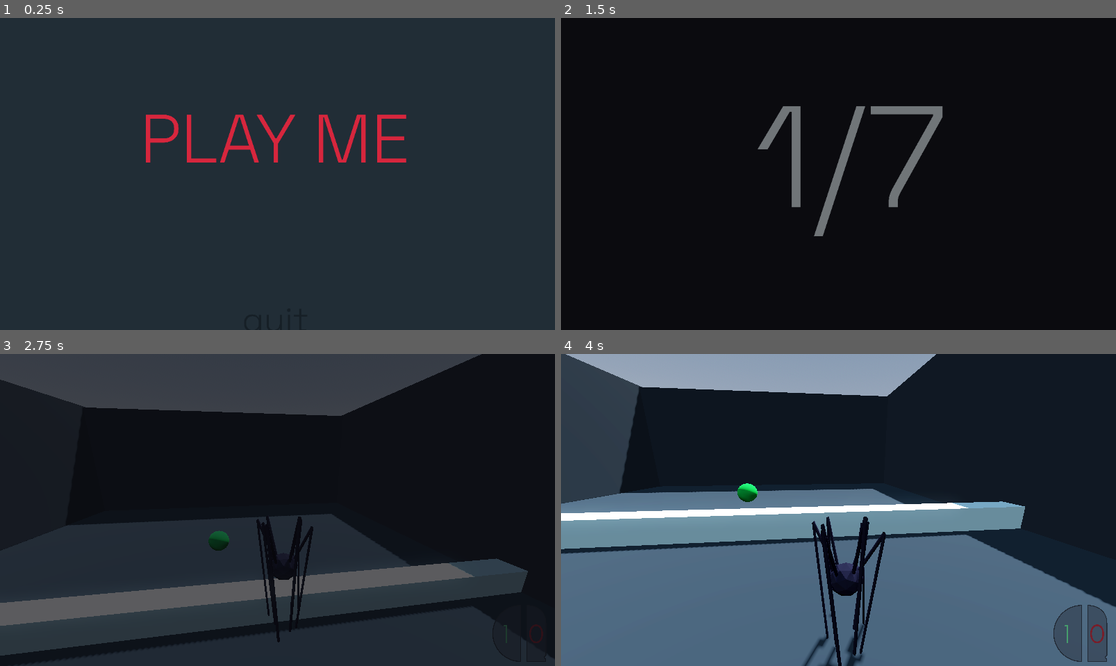
Above: before the commit, frames 1-4 (two rows, left to right).
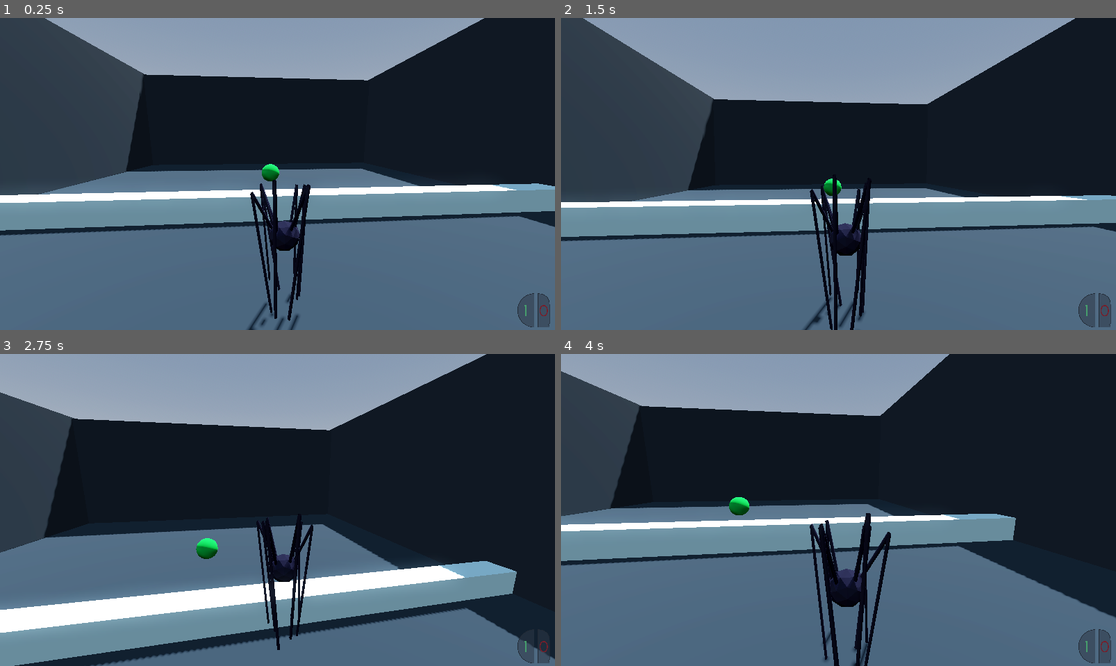
Above: after the commit, the same moments.

Repository: Peter-Pyshnyy/metamorphosis-game-jam-
Game: Godot game, scene res://levels/level_1.tscn
Same seed, same stepped clock (60 frames per second), same inputs: the game is played once before the commit and once after it. Before the commit the project starts from res://menu.tscn.
Inputs (mouse positions are in pixels of both pictures, inside the frame that each line leads up to):
- Up to frame 1 (0.25 s): no input
- Up to frame 2 (1.5 s): click (838, 139) at 0.5 s, where only the run before the commit has a clickable "PLAY ME"; click (838, 136) at 1.25 s, where only the run before the commit has a clickable "PLAY ME"
- Up to frame 3 (2.75 s): move the mouse to (305, 510) at 2.02 s; hold D (move_right) from 2.03 s (still down); hold W (move_animation) from 2.03 s (still down); tap Space (move_jump) at 2.27 s; click (305, 510) at 2.3 s
- Up to frame 4 (4 s): move the mouse to (810, 510) at 2.77 s; release D (move_right) at 2.78 s; release W (move_animation) at 2.78 s; hold S (move_back) 2.78-3.53 s; click (810, 510) at 2.85 s; tap Space (move_jump) at 3.02 s; right-click (810, 510) at 3.05 s; move the mouse to (849, 503) at 3.52 s; hold D (move_right) from 3.53 s (still down); hold Right mouse button (zoom) from 3.53 s (still down); tap W (move_animation) at 3.8 s

The runs differ from the first frame. In frame 1, 62% of the frame differs, in the area x 0-100%, y 0-100%; in frame 2, 74%; in frame 3, 55%; in frame 4, 20%.

Commit message:
Revert "fixed movement; added sound"
This reverts commit 206d9066a7cdbd5df9bde33136b84cf6c9f80813.

Diff:
--- a/Player.gd
+++ b/Player.gd
@@ -12,16 +12,12 @@
 
 @onready var twist_pivot := $TwistPivot
 @onready var pitch_pivot := $TwistPivot/PitchPivot
-@onready var ground_ray := $body_collision/GroundRayCast # Raycast to check if the player is grounded
-@onready var ground_ray2 = $body_collision/GroundRayCast2
+@onready var ground_ray := $GroundRayCast # Raycast to check if the player is grounded
 @onready var camera := $TwistPivot/PitchPivot/SpringArm3D/Camera3D
 @onready var gun_mesh := $gun_mesh
 @onready var animation := $body_collision/spider.get_child(1)
 @onready var HUD := $HUD
 @onready var LC := $"../level_controller"
-@onready var sfx_shot = $TwistPivot/PitchPivot/SpringArm3D/Camera3D/sfx_shot
-@onready var sfx_zoom = $sfx_zoom
-
 
 # Called when the node enters the scene tree for the first time.
 func _ready():
@@ -37,13 +33,12 @@
 
 # Called every frame. 'delta' is the elapsed time since the previous frame.
 func _process(delta):
-	#print(linear_velocity)
 	var input := Vector3.ZERO
 	input.x = Input.get_axis("move_left", "move_right")
 	input.z = Input.get_axis("move_forward", "move_back")
 
 	# Check if the player is on the ground using raycast
-	is_on_ground = ground_ray.is_colliding() or ground_ray2.is_colliding()
+	is_on_ground = ground_ray.is_colliding()
 
 	if Input.is_action_just_pressed("look_back"):
 		$TwistPivot/back_cam.current = true
@@ -68,15 +63,9 @@
 	if is_on_ground and Input.is_action_pressed("move_jump"):
 		linear_velocity.y = jump_strength  # Apply upward velocity
 
-	print(is_on_ground)
-	if is_on_ground and !Input.is_action_pressed("move_animation"):
-		linear_velocity *= Vector3(0, 1, 0);
-
 	if Global.is_gun:
-		#sfx_zoom.stop()
 		if Input.is_action_just_pressed("shoot"):
 			shot = true
-			sfx_shot.play()
 			Global.bullets_left -= 1
 			HUD.get_child(0).get_child(0).get_child(0).text = str(Global.bullets_left)
 			if(Global.is_on_target):
@@ -99,13 +88,10 @@
 	if Input.is_action_just_pressed("zoom") and Global.bullets_left > 0:
 		animation.speed_scale = 3
 		animation.play("zoom")
-		sfx_zoom.play()
 	elif Input.is_action_just_released("zoom") and Global.bullets_left > 0:
 		animation.speed_scale = -3
 		animation.play("zoom")
-		sfx_zoom.stop()
 	elif !camera.is_zooming:
-		#if Input.is_action_just_pressed("move_animation"):
 		if Input.is_action_pressed("move_animation"):
 			animation.speed_scale = 1
 			animation.play("walk")
--- a/hud.tscn
+++ b/hud.tscn
@@ -40,7 +40,6 @@
 texture = ExtResource("1_nojj7")
 
 [node name="lbl_bullets" type="Label" parent="Panel/TextureRect"]
-layout_mode = 0
 offset_left = 488.235
 offset_top = 164.706
 offset_right = 529.235
@@ -54,7 +53,6 @@
 text = "0"
 
 [node name="lbl_orbs" type="Label" parent="Panel/TextureRect"]
-layout_mode = 0
 offset_left = 170.587
 offset_top = 164.705
 offset_right = 211.587
--- a/levels/level_5.tscn
+++ b/levels/level_5.tscn
@@ -155,25 +155,47 @@
 transform = Transform3D(1, 0, 0, 0, 1, 0, 0, 0, 1, -0.473582, 2, 7.19611)
 linear_damp = 3.0
 
-[node name="cube3" type="MeshInstance3D" parent="."]
-transform = Transform3D(1.57, 0, 0, 0, 0.733, 0, 0, 0, 1.57, -0.169505, 2.24049, -8.70953)
+[node name="cube1" type="MeshInstance3D" parent="."]
+transform = Transform3D(4.39, 0, 0, 0, 0.100259, 0, 0, 0, 4.39, -0.169505, 0.800388, -8.70953)
 material_override = SubResource("StandardMaterial3D_mgqwt")
 mesh = SubResource("BoxMesh_cbky6")
 skeleton = NodePath("../wall1")
 
+[node name="StaticBody3D" type="StaticBody3D" parent="cube1"]
+
+[node name="CollisionShape3D" type="CollisionShape3D" parent="cube1/StaticBody3D"]
+shape = SubResource("ConcavePolygonShape3D_loktw")
+
+[node name="cube2" type="MeshInstance3D" parent="."]
+transform = Transform3D(2.86, 0, 0, 0, 0.0859564, 0, 0, 0, 2.86, -0.169505, 1.50589, -8.70953)
+material_override = SubResource("StandardMaterial3D_mgqwt")
+mesh = SubResource("BoxMesh_cbky6")
+skeleton = NodePath("../wall1")
+
+[node name="StaticBody3D" type="StaticBody3D" parent="cube2"]
+
+[node name="CollisionShape3D" type="CollisionShape3D" parent="cube2/StaticBody3D"]
+shape = SubResource("ConcavePolygonShape3D_loktw")
+
+[node name="cube3" type="MeshInstance3D" parent="."]
+transform = Transform3D(1.57, 0, 0, 0, 0.0725013, 0, 0, 0, 1.57, -0.169505, 2.24049, -8.70953)
+material_override = SubResource("StandardMaterial3D_mgqwt")
+mesh = SubResource("BoxMesh_cbky6")
+skeleton = NodePath("../wall1")
+
 [node name="StaticBody3D" type="StaticBody3D" parent="cube3"]
 
 [node name="CollisionShape3D" type="CollisionShape3D" parent="cube3/StaticBody3D"]
 shape = SubResource("ConcavePolygonShape3D_loktw")
 
 [node name="Area3D" parent="." instance=ExtResource("2_8f7hi")]
-transform = Transform3D(1, 0, 0, 0, 1, 0, 0, 0, 1, -0.132269, 8.11525, -8.76029)
+transform = Transform3D(1, 0, 0, 0, 1, 0, 0, 0, 1, -0.132269, 7.42556, -8.76029)
 
 [node name="Area3D2" parent="." instance=ExtResource("2_8f7hi")]
-transform = Transform3D(1, 0, 0, 0, 1, 0, 0, 0, 1, -0.132269, 9.20212, -8.76029)
+transform = Transform3D(1, 0, 0, 0, 1, 0, 0, 0, 1, -0.132269, 8.51243, -8.76029)
 
 [node name="Area3D3" parent="." instance=ExtResource("2_8f7hi")]
-transform = Transform3D(1, 0, 0, 0, 1, 0, 0, 0, 1, -0.132269, 10.2942, -8.76029)
+transform = Transform3D(1, 0, 0, 0, 1, 0, 0, 0, 1, -0.132269, 9.60454, -8.76029)
 
 [node name="cube15" type="MeshInstance3D" parent="."]
 transform = Transform3D(0.1, 0, 0, 0, 4.85132, 0, 0, 0, 0.1, -0.184457, -0.256812, -8.71629)
--- a/levels/level_7.tscn
+++ b/levels/level_7.tscn
@@ -155,7 +155,7 @@
 linear_damp = 3.0
 
 [node name="cube1" type="MeshInstance3D" parent="."]
-transform = Transform3D(1, 0, 0, 0, 0.4, 0, 0, 0, 1, -9.35957, 1.08731, 2.5757)
+transform = Transform3D(1, 0, 0, 0, 0.126863, 0, 0, 0, 1, -9.35957, 1.08731, 2.65136)
 material_override = SubResource("StandardMaterial3D_mgqwt")
 mesh = SubResource("BoxMesh_cbky6")
 skeleton = NodePath("../wall1")
@@ -166,7 +166,7 @@
 shape = SubResource("ConcavePolygonShape3D_loktw")
 
 [node name="cube2" type="MeshInstance3D" parent="."]
-transform = Transform3D(1, 0, 0, 0, 0.4, 0, 0, 0, 1, -11.919, 2.24431, -0.135843)
+transform = Transform3D(1, 0, 0, 0, 0.126863, 0, 0, 0, 1, -11.919, 2.24431, -0.135843)
 material_override = SubResource("StandardMaterial3D_mgqwt")
 mesh = SubResource("BoxMesh_cbky6")
 skeleton = NodePath("../wall1")
@@ -177,7 +177,7 @@
 shape = SubResource("ConcavePolygonShape3D_loktw")
 
 [node name="cube3" type="MeshInstance3D" parent="."]
-transform = Transform3D(1, 0, 0, 0, 0.4, 0, 0, 0, 1, -8.96431, 3, -2.77752)
+transform = Transform3D(1, 0, 0, 0, 0.126863, 0, 0, 0, 1, -8.96431, 3, -2.77752)
 material_override = SubResource("StandardMaterial3D_mgqwt")
 mesh = SubResource("BoxMesh_cbky6")
 skeleton = NodePath("../wall1")
@@ -188,7 +188,7 @@
 shape = SubResource("ConcavePolygonShape3D_loktw")
 
 [node name="cube4" type="MeshInstance3D" parent="."]
-transform = Transform3D(1, 0, 0, 0, 0.4, 0, 0, 0, 1, -6.63182, 4, 0.256954)
+transform = Transform3D(1, 0, 0, 0, 0.126863, 0, 0, 0, 1, -6.63182, 4, 0.256954)
 material_override = SubResource("StandardMaterial3D_mgqwt")
 mesh = SubResource("BoxMesh_cbky6")
 skeleton = NodePath("../wall1")
@@ -199,7 +199,7 @@
 shape = SubResource("ConcavePolygonShape3D_loktw")
 
 [node name="cube5" type="MeshInstance3D" parent="."]
-transform = Transform3D(9.57944, 0, 0, 0, 0.4, 0, 0, 0, 0.499569, 1.46531, 3.85735, 0.256954)
+transform = Transform3D(9.57944, 0, 0, 0, 0.126863, 0, 0, 0, 0.499569, 1.46531, 3.85735, 0.256954)
 material_override = SubResource("StandardMaterial3D_mgqwt")
 mesh = SubResource("BoxMesh_cbky6")
 skeleton = NodePath("../wall1")
--- a/menu.tscn
+++ b/menu.tscn
@@ -1,17 +1,4 @@
-[gd_scene load_steps=8 format=3 uid="uid://c6d63ualcv8lf"]
-
-[ext_resource type="FontFile" uid="uid://cw4dwrt4vskgd" path="res://SpaceGrotesk-VariableFont_wght.ttf" id="1_70vti"]
-[ext_resource type="Script" path="res://play_button.gd" id="2_ln0xq"]
-
-[sub_resource type="StyleBoxEmpty" id="StyleBoxEmpty_xmplk"]
-
-[sub_resource type="StyleBoxEmpty" id="StyleBoxEmpty_k7p25"]
-
-[sub_resource type="StyleBoxEmpty" id="StyleBoxEmpty_ldeh1"]
-
-[sub_resource type="StyleBoxEmpty" id="StyleBoxEmpty_7pei6"]
-
-[sub_resource type="StyleBoxEmpty" id="StyleBoxEmpty_fqxi3"]
+[gd_scene format=3 uid="uid://c6d63ualcv8lf"]
 
 [node name="CanvasLayer" type="CanvasLayer"]
 
@@ -24,71 +11,26 @@
 grow_vertical = 2
 mouse_filter = 2
 
-[node name="ColorRect" type="ColorRect" parent="Control"]
-layout_mode = 1
-anchors_preset = 15
-anchor_right = 1.0
-anchor_bottom = 1.0
-grow_horizontal = 2
-grow_vertical = 2
-color = Color(0.129412, 0.176471, 0.211765, 1)
-
-[node name="Button" type="Button" parent="Control"]
-z_index = 1
+[node name="Panel" type="Panel" parent="Control"]
 layout_mode = 1
 anchors_preset = -1
-anchor_left = 0.317
-anchor_top = 0.304
-anchor_right = 0.674
-anchor_bottom = 0.471
-offset_left = 0.359985
-offset_top = -0.320007
-offset_right = 0.919922
-offset_bottom = 0.319977
-grow_horizontal = 2
-grow_vertical = 2
-theme_override_colors/font_color = Color(0.843137, 0.14902, 0.239216, 1)
-theme_override_colors/font_hover_color = Color(0.972008, 0.337912, 0.372002, 1)
-theme_override_fonts/font = ExtResource("1_70vti")
-theme_override_font_sizes/font_size = 141
-theme_override_styles/normal = SubResource("StyleBoxEmpty_xmplk")
-theme_override_styles/hover = SubResource("StyleBoxEmpty_k7p25")
-theme_override_styles/pressed = SubResource("StyleBoxEmpty_ldeh1")
-theme_override_styles/disabled = SubResource("StyleBoxEmpty_7pei6")
-theme_override_styles/focus = SubResource("StyleBoxEmpty_fqxi3")
-text = "PLAY ME"
-script = ExtResource("2_ln0xq")
+anchor_left = 0.391
+anchor_top = 0.279
+anchor_right = 0.598
+anchor_bottom = 0.427
+offset_left = 0.567963
+offset_top = 0.207993
+offset_right = 0.103943
+offset_bottom = 0.303986
+mouse_filter = 2
 
-[node name="Button2" type="Button" parent="Control"]
-z_index = 1
+[node name="Button" type="Button" parent="Control/Panel"]
 layout_mode = 1
 anchors_preset = -1
-anchor_left = 0.317
-anchor_top = 0.304
-anchor_right = 0.674
-anchor_bottom = 0.471
-offset_left = 256.36
-offset_top = 414.68
-offset_right = -255.08
-offset_bottom = 335.32
-grow_horizontal = 2
-grow_vertical = 2
-theme_override_colors/font_color = Color(0.087332, 0.123909, 0.151333, 1)
-theme_override_colors/font_pressed_color = Color(0.0862745, 0.12549, 0.152941, 1)
-theme_override_colors/font_hover_color = Color(0.0862745, 0.12549, 0.152941, 1)
-theme_override_fonts/font = ExtResource("1_70vti")
-theme_override_font_sizes/font_size = 71
-theme_override_styles/normal = SubResource("StyleBoxEmpty_xmplk")
-theme_override_styles/hover = SubResource("StyleBoxEmpty_k7p25")
-theme_override_styles/pressed = SubResource("StyleBoxEmpty_ldeh1")
-theme_override_styles/disabled = SubResource("StyleBoxEmpty_7pei6")
-theme_override_styles/focus = SubResource("StyleBoxEmpty_fqxi3")
-text = "quit"
-script = ExtResource("2_ln0xq")
-
-[connection signal="button_down" from="Control/Button" to="Control/Button" method="_on_button_down"]
-[connection signal="mouse_entered" from="Control/Button" to="Control/Button" method="_on_mouse_entered"]
-[connection signal="mouse_exited" from="Control/Button" to="Control/Button" method="_on_mouse_exited"]
-[connection signal="button_down" from="Control/Button2" to="Control/Button" method="_on_button_2_button_down"]
-[connection signal="mouse_entered" from="Control/Button2" to="Control/Button" method="_on_button_2_mouse_entered"]
-[connection signal="mouse_exited" from="Control/Button2" to="Control/Button" method="_on_button_2_mouse_exited"]
+anchor_left = 0.303
+anchor_top = 0.25
+anchor_right = 0.702
+anchor_bottom = 0.719
+offset_left = -0.113998
+offset_right = -0.076004
+offset_bottom = -0.0240021
--- a/play_button.gd
+++ /dev/null
@@ -1,37 +0,0 @@
-extends Button
-
-
-# Called when the node enters the scene tree for the first time.
-func _ready():
-	pass # Replace with function body.
-
-
-# Called every frame. 'delta' is the elapsed time since the previous frame.
-func _process(delta):
-	pass
-
-
-
-func _on_mouse_entered():
-	print($"..".position)
-	position.y -= 5
-
-
-func _on_mouse_exited():
-	position.y += 5
-
-
-func _on_button_down():
-	SceneTransition.change_scene("res://levels/level_1.tscn")
-
-
-func _on_button_2_mouse_entered():
-	$"../Button2".position.y -= 2
-
-
-func _on_button_2_mouse_exited():
-	$"../Button2".position.y += 2
-
-
-func _on_button_2_button_down():
-	get_tree().quit()
--- a/player.tscn
+++ b/player.tscn
@@ -7,12 +7,9 @@
 [ext_resource type="PackedScene" uid="uid://pdttcfmx45hr" path="res://spider.tscn" id="5_0ct1q"]
 [ext_resource type="Script" path="res://animation_controller.gd" id="6_l57ay"]
 [ext_resource type="PackedScene" uid="uid://ddadgexutrqo0" path="res://hud.tscn" id="7_n7kk0"]
-[ext_resource type="AudioStream" uid="uid://dlc7crta1ttkh" path="res://368735__leszek_szary__shoot-6.mp3" id="8_5gjeb"]
-[ext_resource type="AudioStream" uid="uid://vroa5fon2u2" path="res://zoom.mp3" id="10_mw3w4"]
 
 [sub_resource type="PhysicsMaterial" id="PhysicsMaterial_rneln"]
 friction = 0.0
-absorbent = true
 
 [sub_resource type="StandardMaterial3D" id="StandardMaterial3D_5putt"]
 albedo_color = Color(0.152941, 0.14902, 0.207843, 1)
@@ -25,7 +22,7 @@
 radius = 0.1
 
 [sub_resource type="BoxShape3D" id="BoxShape3D_ttn6a"]
-size = Vector3(2.8147, 4.79763, 1.49487)
+size = Vector3(2.78397, 4.79763, 1.49487)
 
 [node name="Player" type="RigidBody3D"]
 physics_material_override = SubResource("PhysicsMaterial_rneln")
@@ -64,13 +61,12 @@
 current = true
 script = ExtResource("2_strcf")
 
-[node name="sfx_shot" type="AudioStreamPlayer3D" parent="TwistPivot/PitchPivot/SpringArm3D/Camera3D"]
-transform = Transform3D(1, 0, 0, 0, 0.984808, -0.173648, 0, 0.173648, 0.984808, 0.461368, -0.754796, -3.46038)
-stream = ExtResource("8_5gjeb")
-volume_db = -24.0
-
 [node name="back_cam" type="Camera3D" parent="TwistPivot"]
 transform = Transform3D(-1, -2.11494e-08, 8.48259e-08, 1.59872e-14, 0.970296, 0.241921, -8.74227e-08, 0.241921, -0.970296, 0, 0.202999, -2.235)
+
+[node name="GroundRayCast" type="RayCast3D" parent="."]
+transform = Transform3D(1, 0, 0, 0, 1, 0, 0, 0, 1, 0, -0.683314, 0)
+target_position = Vector3(0, -0.725, 0)
 
 [node name="body_collision" type="CollisionShape3D" parent="."]
 transform = Transform3D(0.45, 0, 0, 0, 0.45, 0, 0, 0, 0.45, 0.0798638, -0.0189841, 0.0141174)
@@ -79,19 +75,7 @@
 [node name="spider" parent="body_collision" instance=ExtResource("5_0ct1q")]
 transform = Transform3D(1, 0, 0, 0, 1, 0, 0, 0, 1, -0.177475, 0.0421868, -0.0313721)
 
-[node name="GroundRayCast" type="RayCast3D" parent="body_collision"]
-transform = Transform3D(2.22222, 0, 0, 0, 2.22222, 0, 0, 0, 2.22222, 0.753453, -1.47629, -0.031372)
-target_position = Vector3(0, -0.865, 0)
-
-[node name="GroundRayCast2" type="RayCast3D" parent="body_collision"]
-transform = Transform3D(2.22222, 0, 0, 0, 2.22222, 0, 0, 0, 2.22222, -0.684048, -0.983248, -0.031372)
-target_position = Vector3(0, -0.865, 0)
-
 [node name="animation_controller" type="Node" parent="."]
 script = ExtResource("6_l57ay")
 
 [node name="HUD" parent="." instance=ExtResource("7_n7kk0")]
-
-[node name="sfx_zoom" type="AudioStreamPlayer3D" parent="."]
-stream = ExtResource("10_mw3w4")
-volume_db = -40.913
--- a/project.godot
+++ b/project.godot
@@ -11,13 +11,19 @@
 [application]
 
 config/name="Metamorphosis"
-run/main_scene="res://menu.tscn"
+run/main_scene="res://levels/level_1.tscn"
 config/features=PackedStringArray("4.2", "Forward Plus")
 
 [autoload]
 
 Global="*res://global.gd"
 SceneTransition="*res://scene_transition.tscn"
+
+[display]
+
+window/size/viewport_width=1920
+window/size/viewport_height=1080
+window/size/mode=3
 
 [filesystem]
 
Not shown, removed: 321604__corentin_faucher__tactactac.mp3.import
Not shown, removed: 366092__bevibeldesign__quick-zoom-slow-down.mp3.import
Not shown, removed: 368735__leszek_szary__shoot-6.mp3.import
Not shown: 1 places in player.tscn that only renumber resources
Not shown, removed: shot.mp3.import
Not shown, removed: walk.mp3.import
Not shown, removed: zoom.mp3.import
Not shown, removed: 321604__corentin_faucher__tactactac.mp3
Not shown, removed: 366092__bevibeldesign__quick-zoom-slow-down.aiff
Not shown, removed: 366092__bevibeldesign__quick-zoom-slow-down.mp3
Not shown, removed: 368735__leszek_szary__shoot-6.mp3
Not shown, removed: levels/lev538.tmp
(and 4 more such lines)
